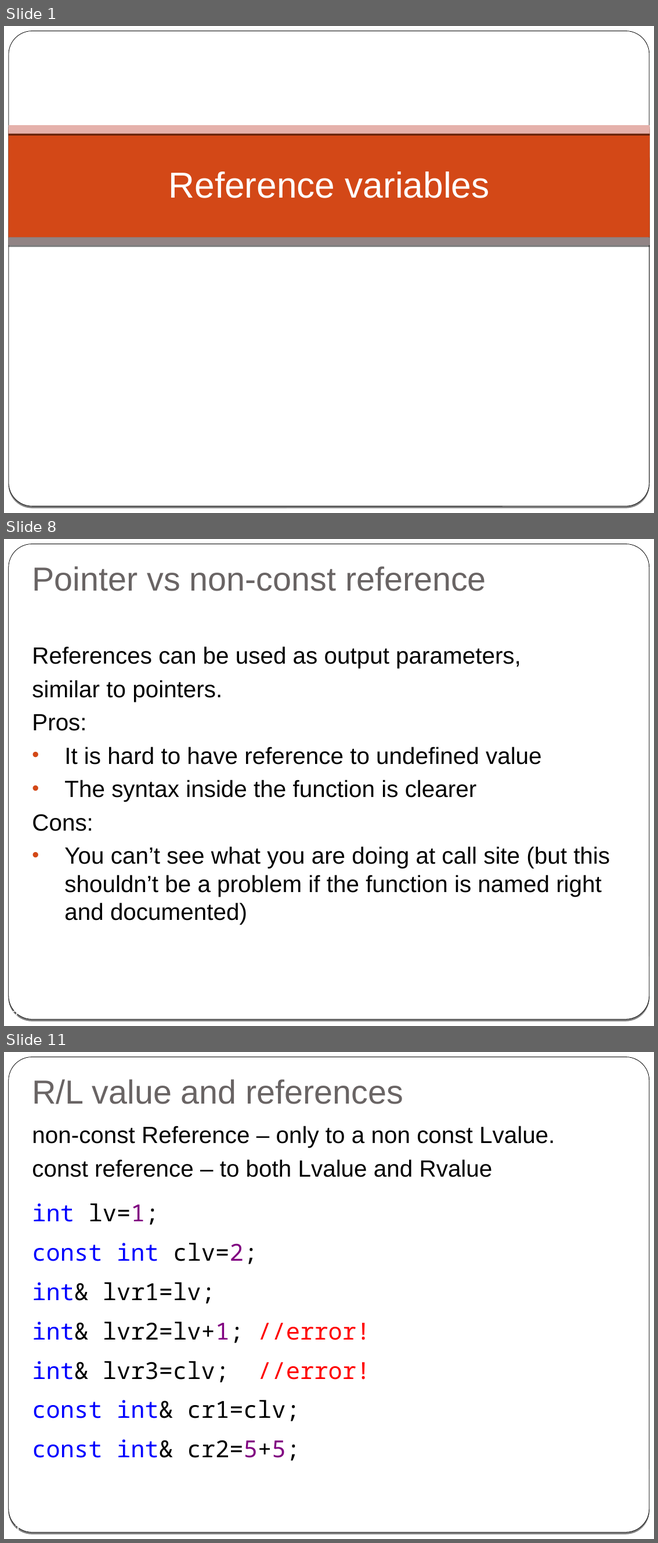
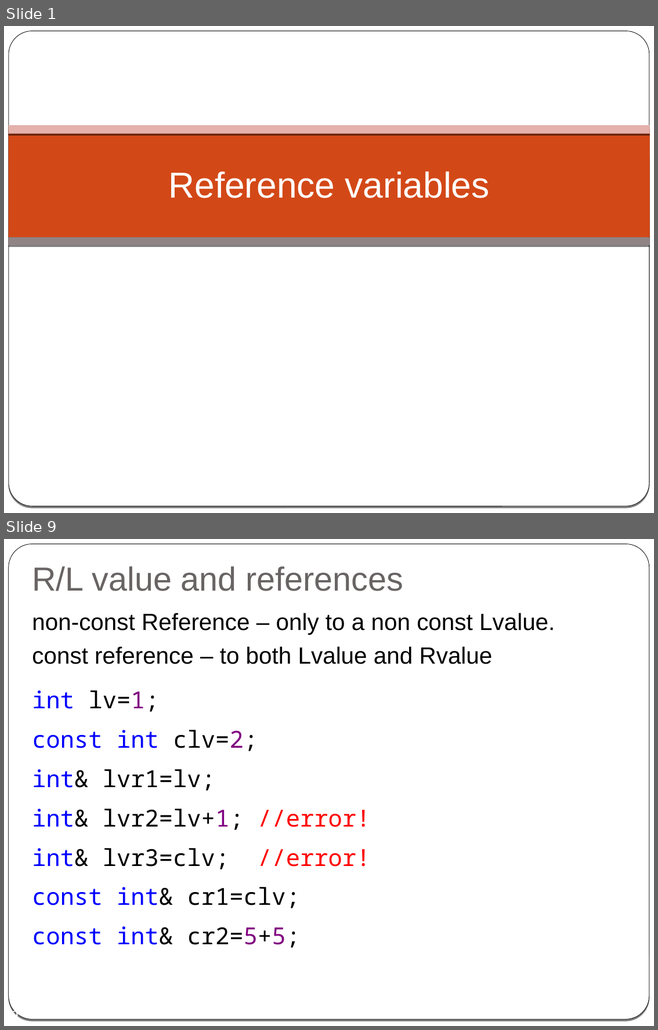
Before and after one commit to cpp-at-ariel/cpp-5778, a slide deck: week03-reference-const/slides-reference.odp. Shown one above the other, each under a label of ours: slides 1, 8 and 11 before the commit, slides 1 and 9 after it; the slides between them are not shown. The pictures are 658x1543 and 658x1030 pixels, drawn with LibreOffice and Linux fonts; fonts in the diff are those of the drawing. Boxes give left, top, right and bottom in pixels: in the first picture for what was removed or moved away, otherwise in the second. Text is boxed around its words. In the diff, an @@ line names an element or a change of style, - is before the commit and + after.

```diff
--- a/week03-reference-const/slides-reference.odp
+++ b/week03-reference-const/slides-reference.odp
@@ slide 8 removed at (x1=4, y1=539, x2=654, y2=1026), background gradient #000000 to #FFFFFF; not listed: 2 template elements that a slide beside it also shows @@
@@ title removed at (x1=32, y1=566, x2=486, y2=591) @@
-Pointer vs non-const reference
@@ text removed at (x1=32, y1=646, x2=610, y2=925) @@
-References can be used as output parameters,
-similar to pointers.
-Pros:
-• It is hard to have reference to undefined value
-• The syntax inside the function is clearer
-Cons:
-• You can’t see what you are doing at call site (but this shouldn’t be a problem if the function is named right and documented)
@@ page number removed at (x1=12, y1=1010, x2=18, y2=1017) @@
-8
@@ what was slide 11 is now slide 9 @@
@@ page number at (x1=12, y1=1010, x2=18, y2=1017): text changed @@
-11
+9
```
Also in this commit, not shown: 10 slides changed, 2 slides added, 3 other slides removed, 25 other files.
